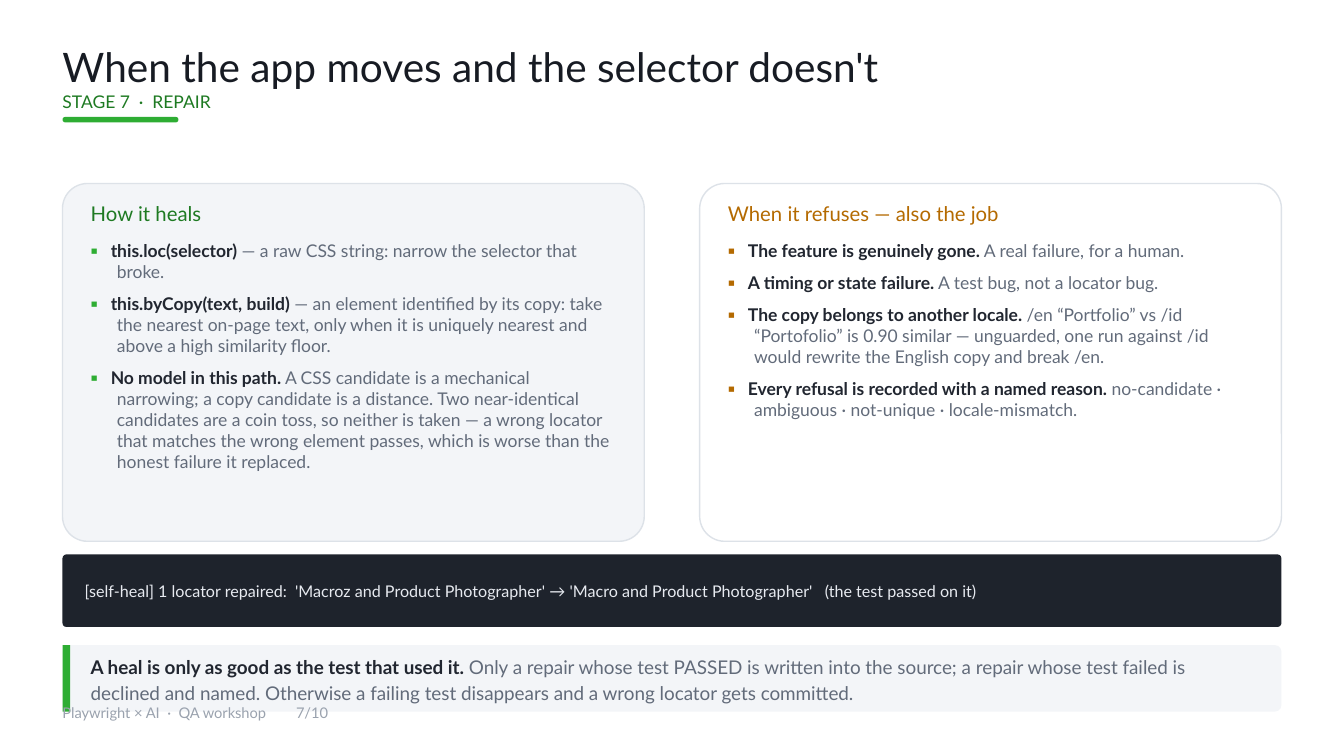
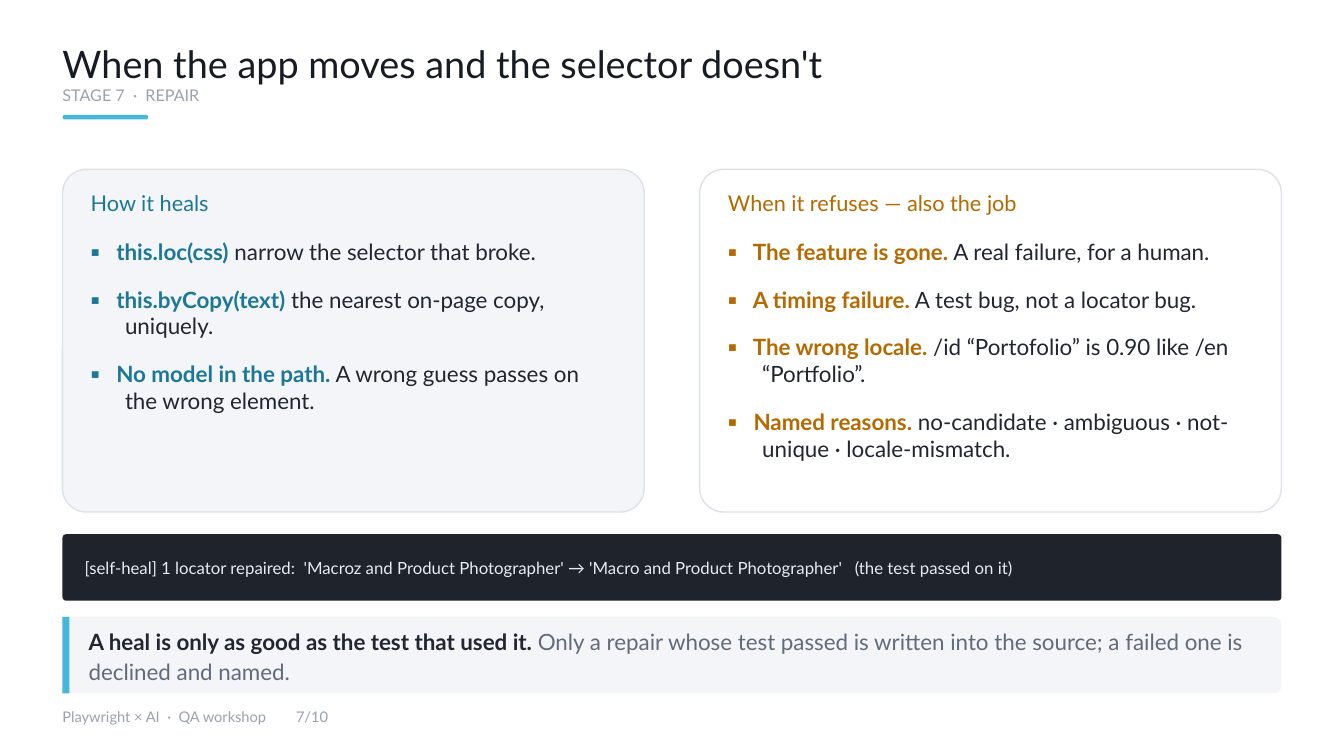
Before and after one commit to yogap02/pwxai, a slide deck: slide 7 of deck/Playwright-AI-QA-Workshop.pptx. Drawn at 1344x756 pixels with LibreOffice and Linux fonts; fonts in the diff are those of the drawing. Boxes give left, top, right and bottom in pixels: in the first picture for what was removed or moved away, otherwise in the second. Text is boxed around its words. In the diff, an @@ line names an element or a change of style, - is before the commit and + after.

```diff
--- a/deck/Playwright-AI-QA-Workshop.pptx
+++ b/deck/Playwright-AI-QA-Workshop.pptx
@@ text "When the app moves and ..." at [62,50,822,101]: size 29 to 27 pt in "When the app moves and the selector ..."; size 12.5 to 11.5 pt, text colour #1E7A22 to #9AA2AE in "STAGE 7 · REPAIR" @@
@@ rounded rectangle at [63,115,148,119]: fill #2EAD33 to #43B7DC @@
@@ rounded rectangle: place and size @@
-rounded rectangle at [63,117,178,123]
+rounded rectangle at [63,115,148,119]
@@ rounded rectangle: place and size @@
-rounded rectangle at [63,184,644,541]
+rounded rectangle at [63,169,644,512]
@@ rounded rectangle: place and size @@
-rounded rectangle at [700,184,1281,541]
+rounded rectangle at [700,169,1281,512]
@@ text at [91,195,209,211]: size 14.5 to 15.5 pt, text colour #1E7A22 to #1C7896 in "How it heals"; more space between paragraphs @@
@@ text "How it heals": place and size @@
-text "How it heals" at [91,206,609,471]
+text "How it heals" at [91,195,579,413]
@@ text at [728,195,1017,215]: size 14.5 to 15.5 pt in "When it refuses — also the job"; more space between paragraphs @@
@@ text "When it refuses — also ...": place and size @@
-text "When it refuses — also ..." at [728,206,1213,419]
+text "When it refuses — also ..." at [728,195,1228,461]
@@ text at [116,242,579,413]: text changed; size 12.5 to 16 pt; text colour #626B7A to #212630 @@
-▪ this.loc(selector) — a raw CSS string: narrow the selector that broke.
-▪ this.byCopy(text, build) — an element identified by its copy: take the nearest on-page text, only when it is uniquely nearest and above a high similarity floor.
-▪ No model in this path. A CSS candidate is a mechanical narrowing; a copy candidate is a distance. Two near-identical candidates are a coin toss, so neither is taken — a wrong locator that matches the wrong element passes, which is worse than the honest failure it replaced.
+▪ this.loc(css) narrow the selector that broke.
+▪ this.byCopy(text) the nearest on-page copy, uniquely.
+▪ No model in the path. A wrong guess passes on the wrong element.
@@ text at [753,243,1228,461]: text changed; size 12.5 to 16 pt; text colour #626B7A to #212630 @@
-▪ The feature is genuinely gone. A real failure, for a human.
-▪ A timing or state failure. A test bug, not a locator bug.
-▪ The copy belongs to another locale. /en “Portfolio” vs /id “Portofolio” is 0.90 similar — unguarded, one run against /id would rewrite the English copy and break /en.
-▪ Every refusal is recorded with a named reason. no-candidate · ambiguous · not-unique · locale-mismatch.
+▪ The feature is gone. A real failure, for a human.
+▪ A timing failure. A test bug, not a locator bug.
+▪ The wrong locale. /id “Portofolio” is 0.90 like /en “Portfolio”.
+▪ Named reasons. no-candidate · ambiguous · not-unique · locale-mismatch.
@@ rounded rectangle: place and size @@
-rounded rectangle at [63,555,1281,627]
+rounded rectangle at [63,534,1281,601]
@@ text "[self-heal] 1 locator repaired: 'Macroz ...": place and size @@
-text "[self-heal] 1 locator repaired: 'Macroz ..." at [85,584,976,600]
+text "[self-heal] 1 locator repaired: 'Macroz ..." at [85,561,1013,577]
@@ text "[self-heal] 1 locator repaired: 'Macroz ..." at [85,561,1013,577]: size 11.5 to 12 pt @@
@@ rounded rectangle: place and size @@
-rounded rectangle at [63,645,1281,712]
+rounded rectangle at [63,617,1281,694]
@@ rectangle: place and size @@
-rectangle at [63,645,70,712]
+rectangle at [63,617,70,694]
@@ rectangle at [63,617,70,694]: fill #2EAD33 to #43B7DC @@
@@ text at [89,633,1242,680]: text changed; size 13.5 to 16 pt @@
-A heal is only as good as the test that used it. Only a repair whose test PASSED is written into the source; a repair whose test failed is declined and named. Otherwise a failing test disappears and a wrong locator gets committed.
+A heal is only as good as the test that used it. Only a repair whose test passed is written into the source; a failed one is declined and named.
@@ text "Playwright × AI · QA ...": place and size @@
-text "Playwright × AI · QA ..." at [62,705,328,721]
+text "Playwright × AI · QA ..." at [62,711,328,725]
```
Also in this commit, not shown: 9 other slides changed, 21 other files.
